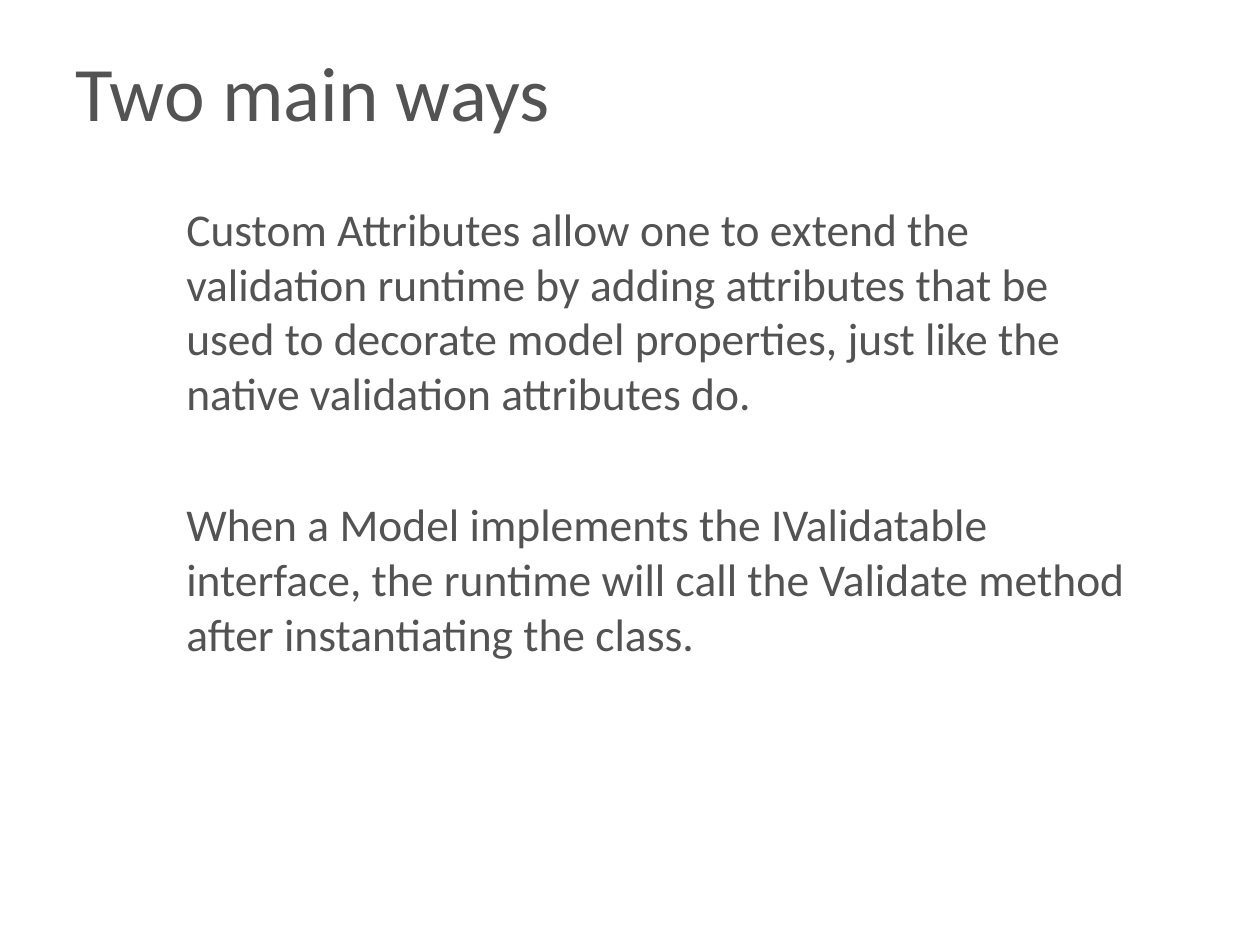
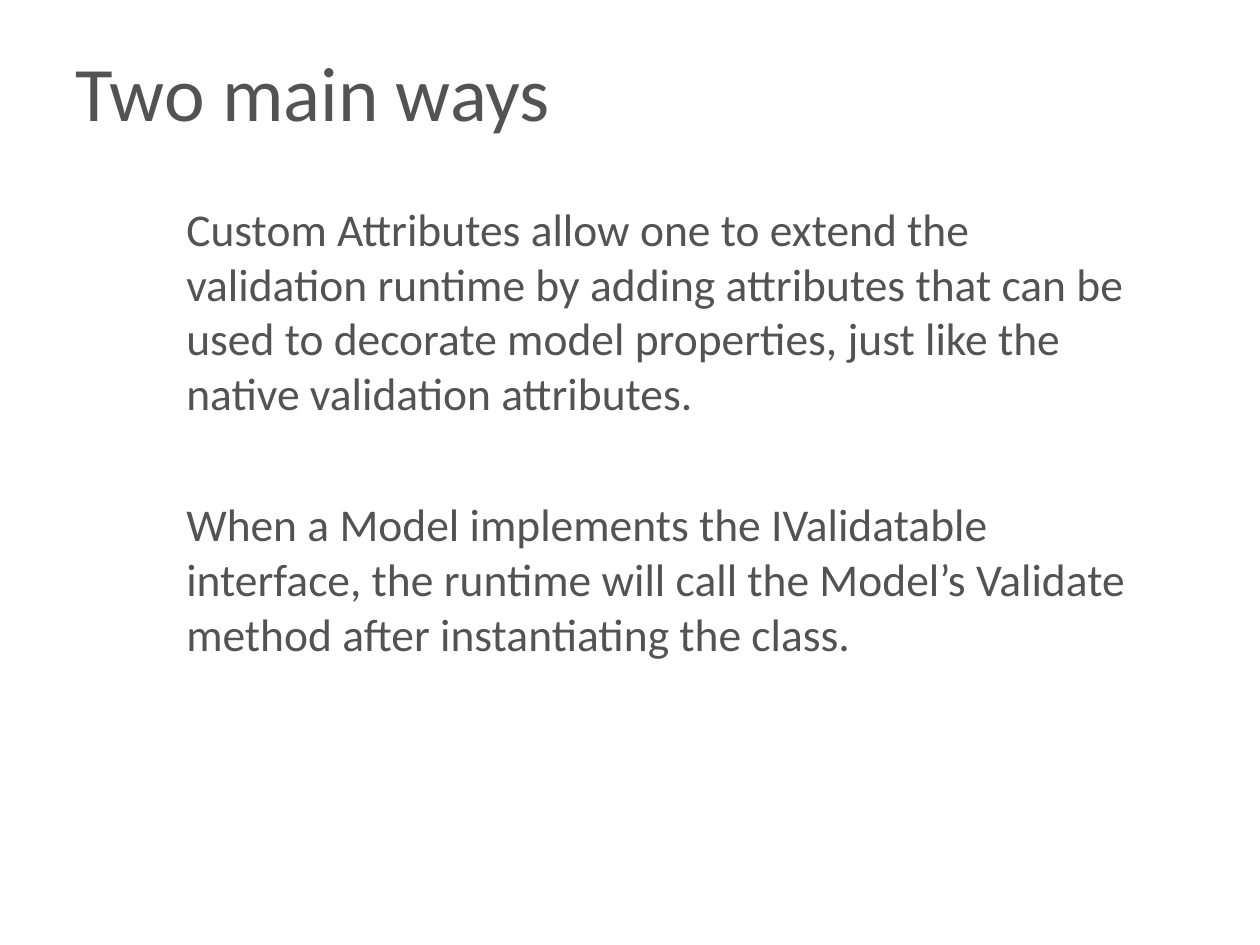
Before and after one commit to profjamesmohawk/asp, a slide deck: slide 2 of Validation/lecture.pptx. Drawn at 1260x945 pixels with LibreOffice and Linux fonts; fonts in the diff are those of the drawing; background and template pictures are left out. Boxes give left, top, right and bottom in pixels: in the first picture for what was removed or moved away, otherwise in the second. Text is boxed around its words. In the diff, an @@ line names an element or a change of style, - is before the commit and + after.

```diff
--- a/Validation/lecture.pptx
+++ b/Validation/lecture.pptx
@@ text at [186,214,1125,659]: text changed @@
-Custom Attributes allow one to extend the validation runtime by adding attributes that be used to decorate model properties, just like the native validation attributes do.
-When a Model implements the IValidatable interface, the runtime will call the Validate method after instantiating the class.
+Custom Attributes allow one to extend the validation runtime by adding attributes that can be used to decorate model properties, just like the native validation attributes.
+When a Model implements the IValidatable interface, the runtime will call the Model’s Validate method after instantiating the class.
```
Also in this commit, not shown: 14 other files.
